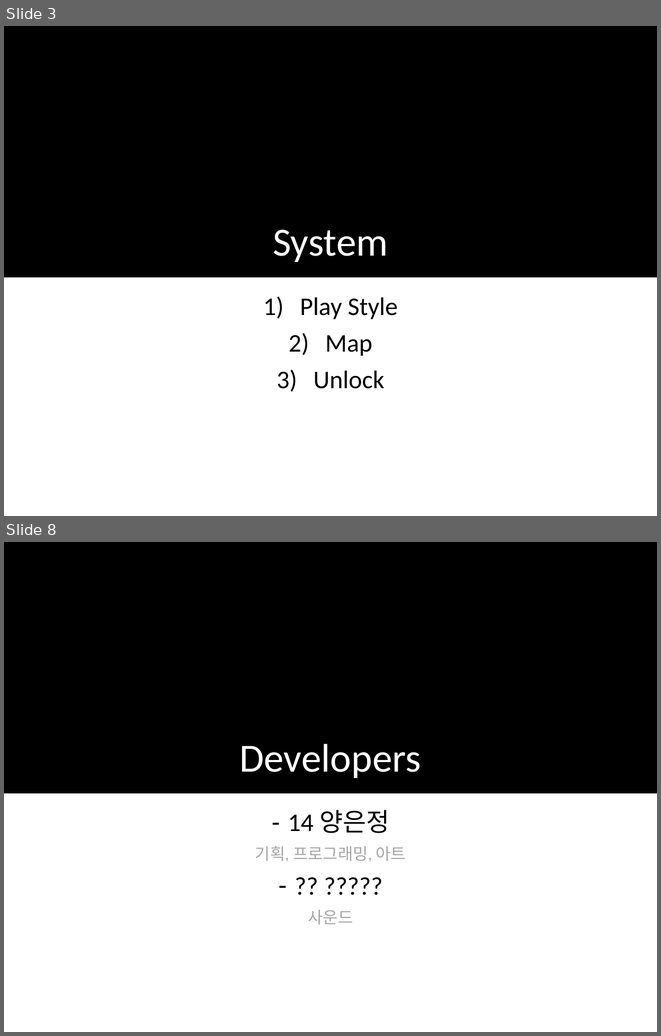
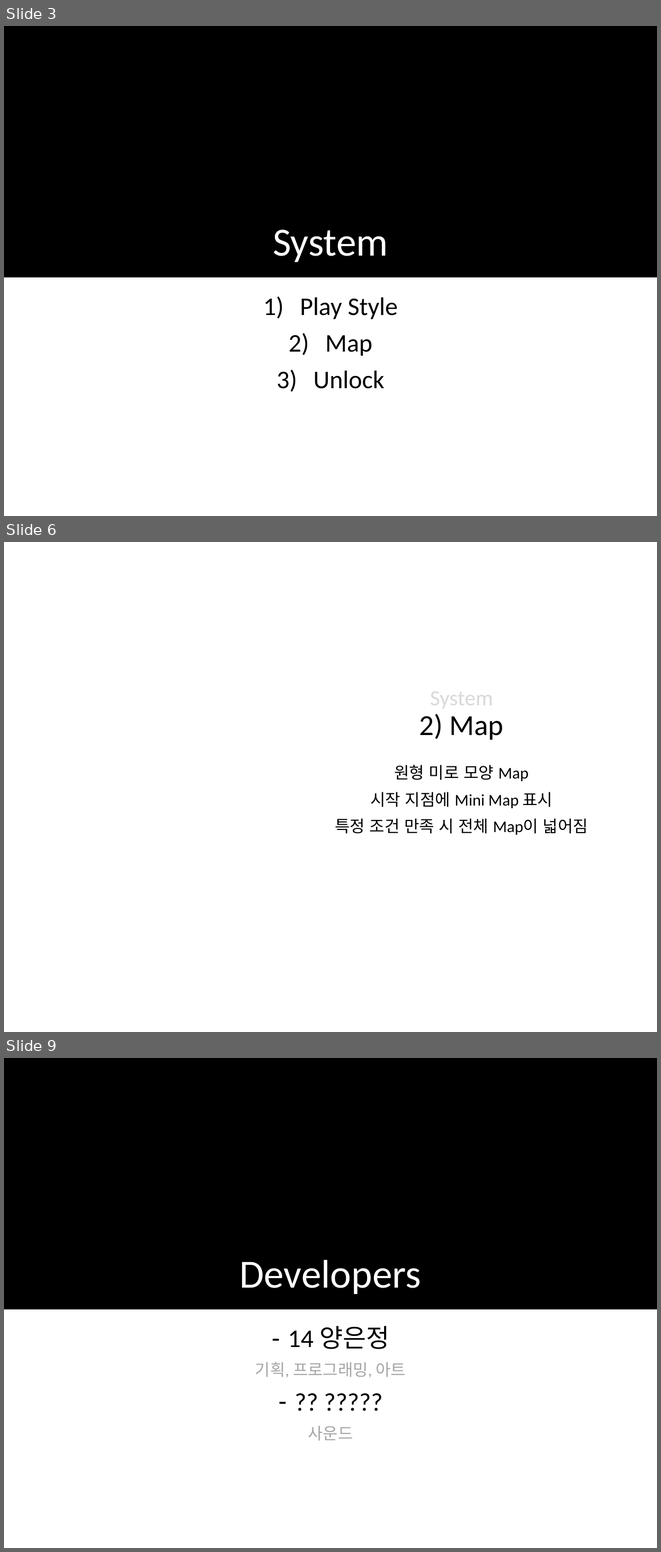
Before and after one commit to YangHun/Catdog-Line2016-D, a slide deck: Documentation/D.pptx. Shown one above the other, each under a label of ours: slides 3 and 8 before the commit, slides 3, 6 and 9 after it; the slides between them are not shown. The pictures are 661x1036 and 661x1552 pixels, drawn with LibreOffice and Linux fonts; fonts in the diff are those of the drawing; background and template pictures are left out. Boxes give left, top, right and bottom in pixels: in the first picture for what was removed or moved away, otherwise in the second. Text is boxed around its words. In the diff, an @@ line names an element or a change of style, - is before the commit and + after.

```diff
--- a/Documentation/D.pptx
+++ b/Documentation/D.pptx
@@ slide 6 added at bbox=[4, 542, 657, 1032], background #FFFFFF @@
@@ title added at bbox=[420, 685, 504, 740], 24 pt, text #D9D9D9 @@
+System
+2) Map
@@ text added at bbox=[335, 765, 588, 835], 18 pt, text #000000 @@
+원형 미로 모양 Map
+시작 지점에 Mini Map 표시
+특정 조건 만족 시 전체 Map이 넓어짐
@@ what was slide 8 is now slide 9 @@
```
Also in this commit, not shown: 5 slides changed, 3 other slides added, 1 slide removed.
